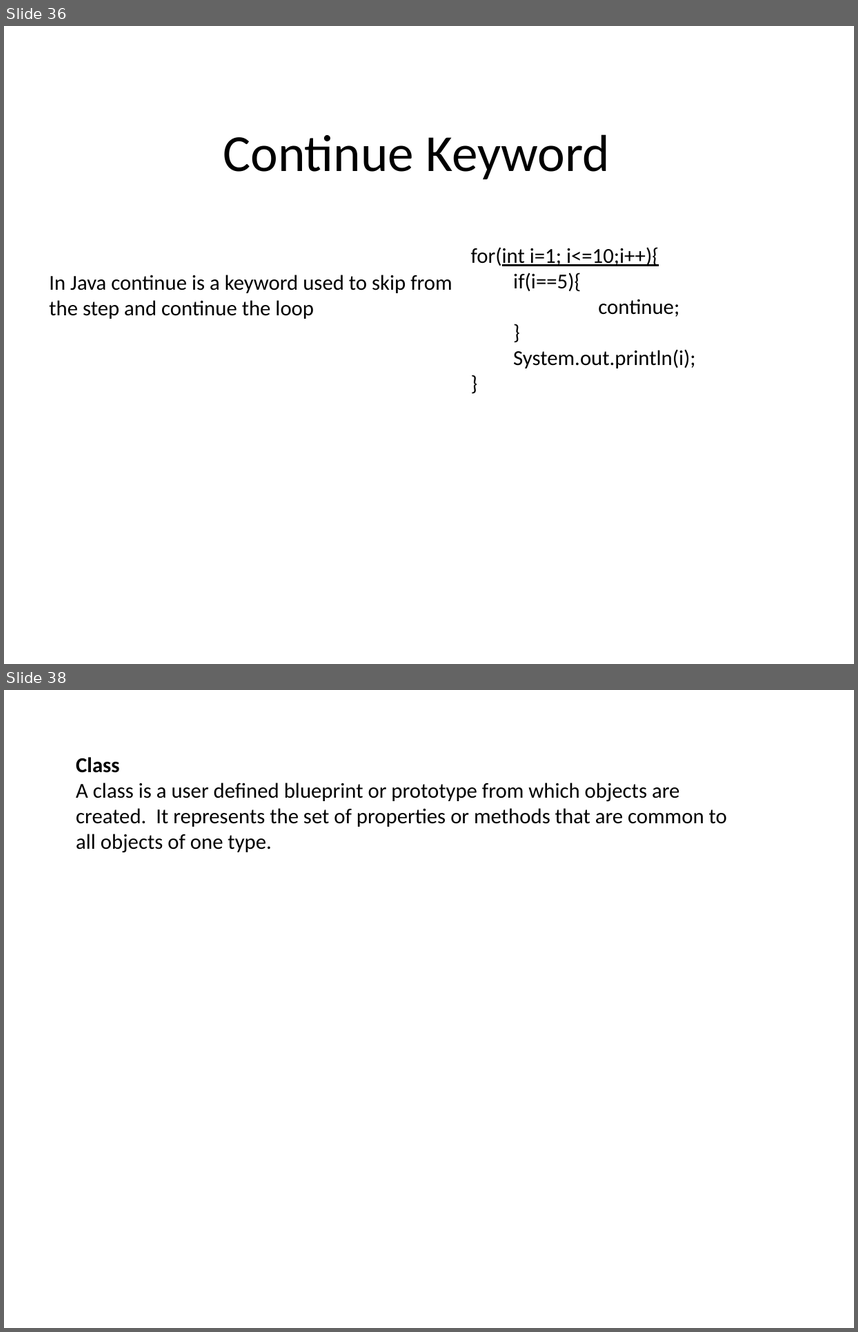
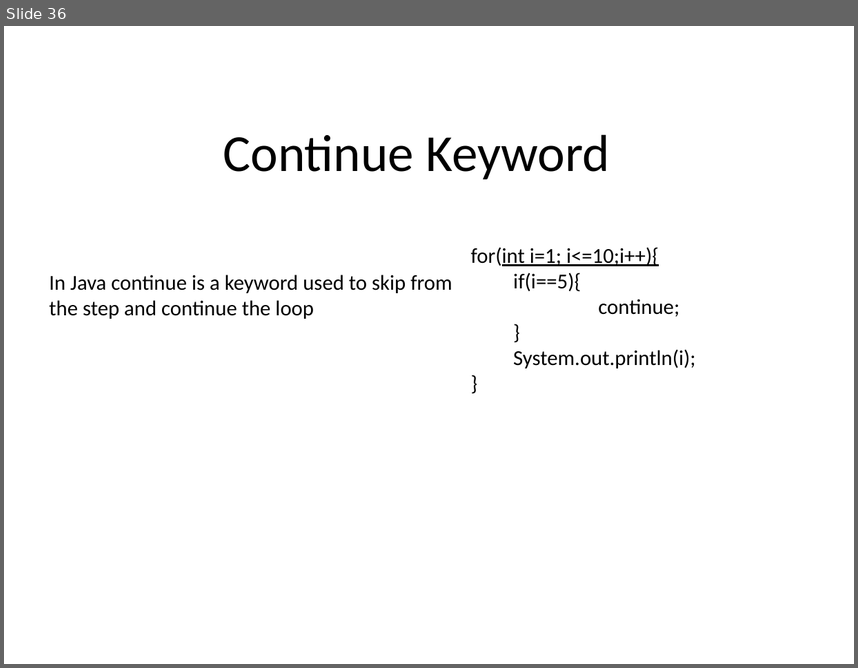
Before and after one commit to sharathchandraGupta/MyRepository, a slide deck: JavaTutorial.pptx. Shown one above the other, each under a label of ours: slides 36 and 38 before the commit, slide 36 after it; the slides between them are not shown. The pictures are 858x1332 and 858x668 pixels, drawn with LibreOffice and Linux fonts; fonts in the diff are those of the drawing. Boxes give left, top, right and bottom in pixels: in the first picture for what was removed or moved away, otherwise in the second. Text is boxed around its words. In the diff, an @@ line names an element or a change of style, - is before the commit and + after.

```diff
--- a/JavaTutorial.pptx
+++ b/JavaTutorial.pptx
@@ slide 38 removed at (4,690,854,1328), background #FFFFFF @@
@@ text removed at (76,757,727,853) @@
-Class
-A class is a user defined blueprint or prototype from which objects are created. It represents the set of properties or methods that are common to all objects of one type.
```
Also in this commit, not shown: 7 slides added, 1 other slide removed.
